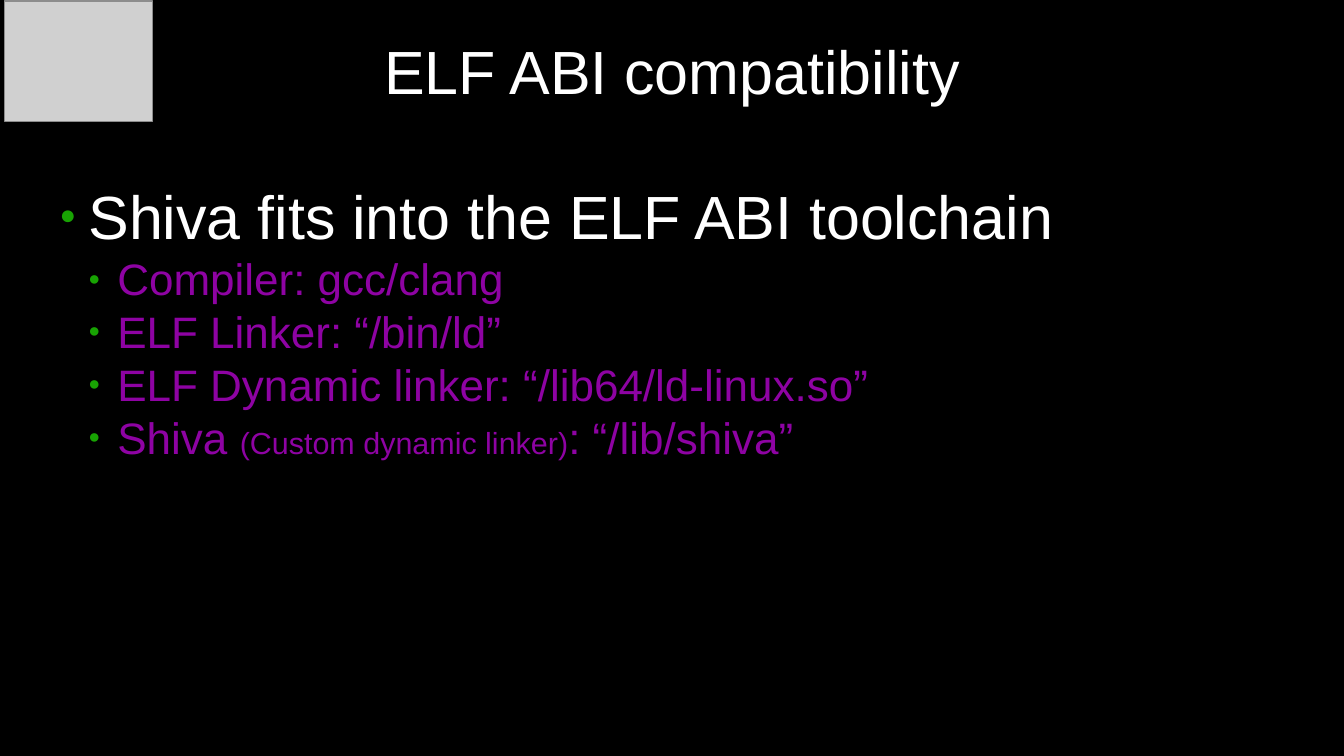
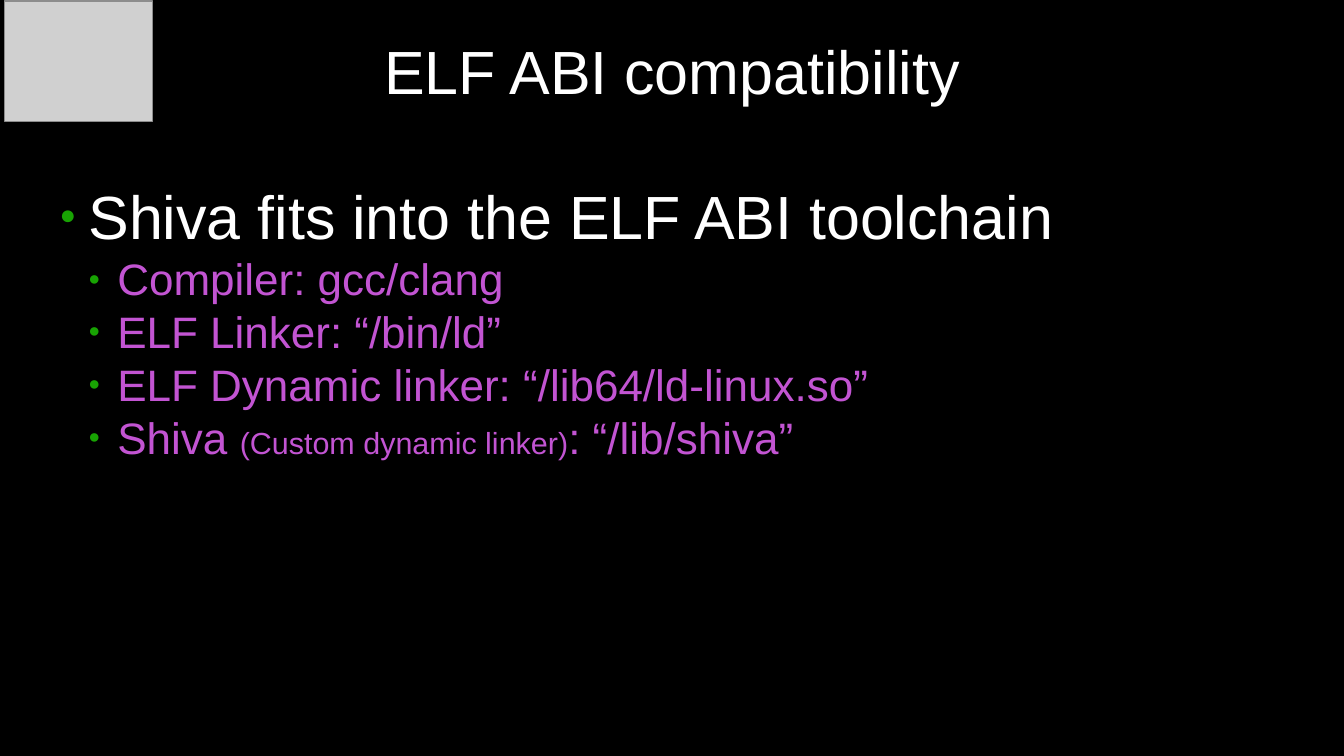
Before and after one commit to elfmaster/shiva_presentations, a slide deck: slide 4 of shiva-presentation-ais-darpa-oct-2023.odp. Drawn at 1344x756 pixels with LibreOffice and Linux fonts; fonts in the diff are those of the drawing; grey boxes stand for pictures. Boxes give left, top, right and bottom in pixels: in the first picture for what was removed or moved away, otherwise in the second. Text is boxed around its words. In the diff, an @@ line names an element or a change of style, - is before the commit and + after.

```diff
--- a/shiva-presentation-ais-darpa-oct-2023.odp
+++ b/shiva-presentation-ais-darpa-oct-2023.odp
@@ text at [117,263,868,460]: text colour #8E03A3 to #C254D2 in "Compiler: gcc/clang", "ELF Linker: “/bin/ld”", "ELF Dynamic linker: “/lib64/ld-linux.so”", "Shiva (Custom dynamic linker): “/lib/shiva”" @@
```
Also in this commit, not shown: 4 other slides changed, 6 slides added.
